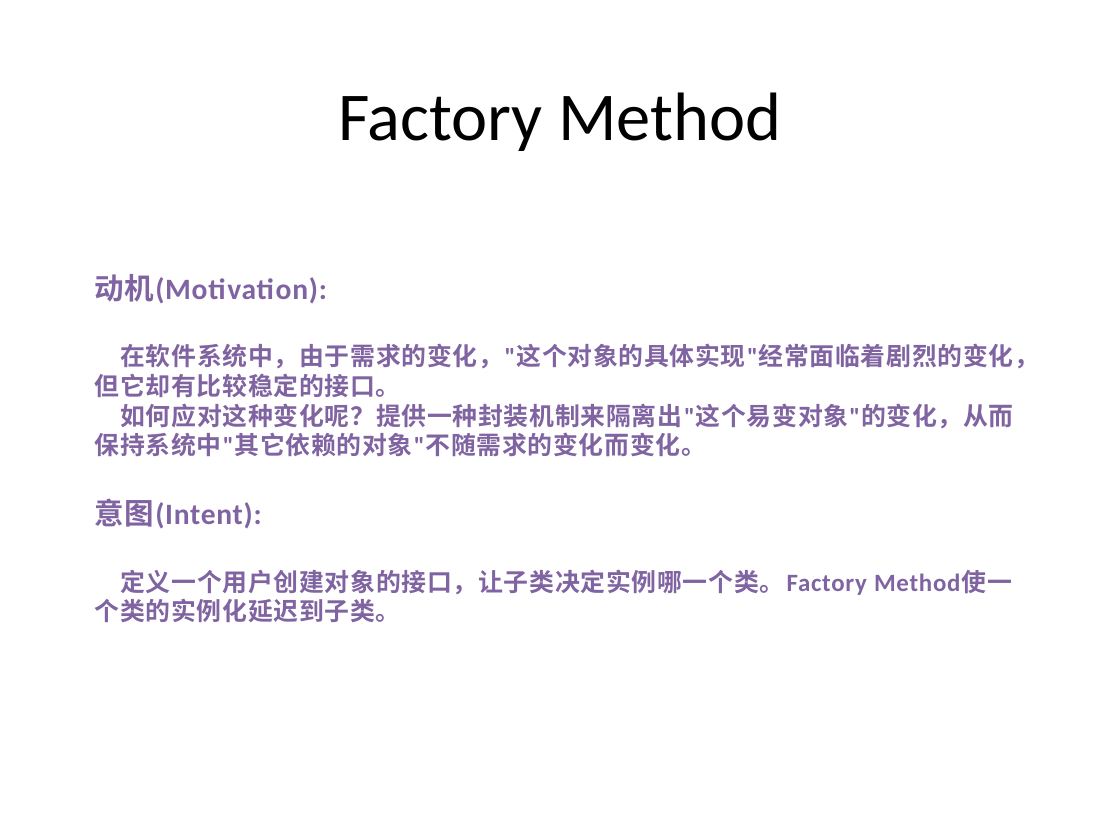
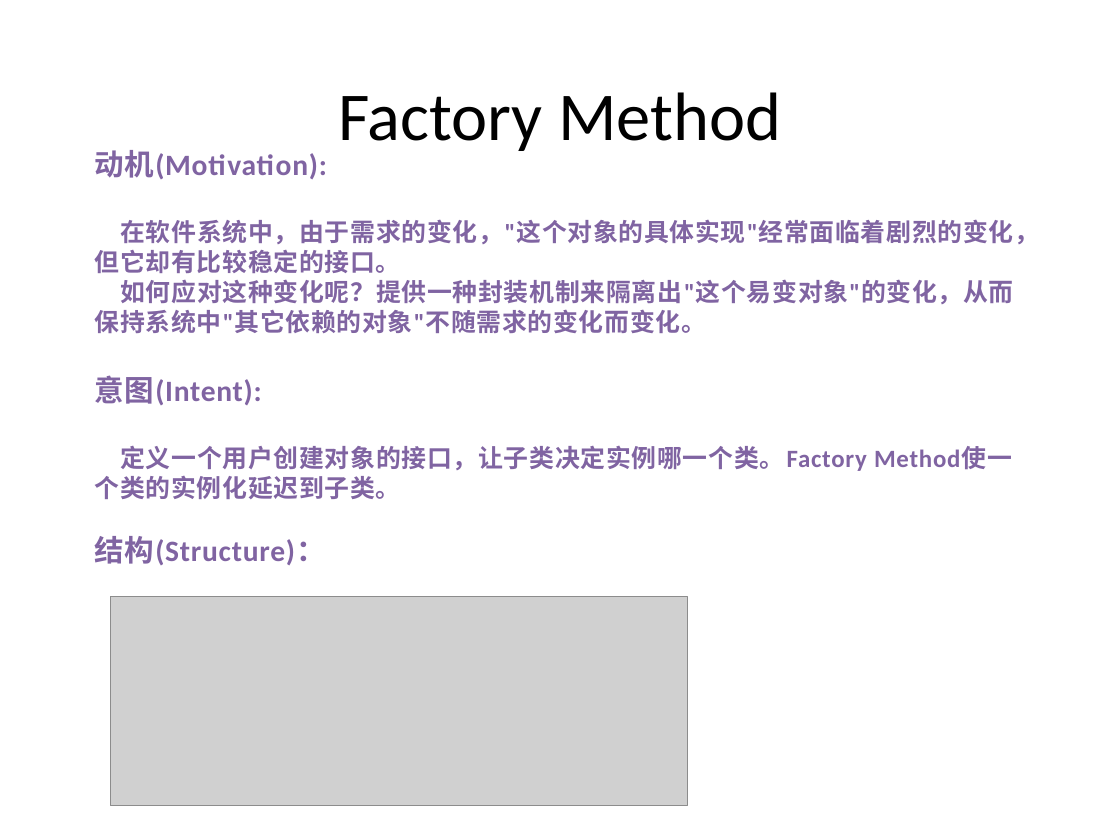
Before and after one commit to PlumpMath/DesignPattern-956, a slide deck: slide 17 of _Doc/Design Pattern (C#) - Part 1.pptx (slide 13 before the commit). Drawn at 1120x840 pixels with LibreOffice and Linux fonts; fonts in the diff are those of the drawing; grey boxes stand for pictures. Boxes give left, top, right and bottom in pixels: in the first picture for what was removed or moved away, otherwise in the second. Text is boxed around its words. In the diff, an @@ line names an element or a change of style, - is before the commit and + after.

Commit message:
Refined FactoryMethod design pattern; Updated PPTs.

```diff
--- a/_Doc/Design Pattern (C#) - Part 1.pptx
+++ b/_Doc/Design Pattern (C#) - Part 1.pptx
@@ text "动机(Motivation):": place and size @@
-text "动机(Motivation):" at [95,274,1039,622]
+text "动机(Motivation):" at [95,220,1039,565]
@@ text at [95,536,326,565]: paragraph added @@
+结构(Structure)：
@@ picture added at [110,596,687,805] @@
```
Also in this commit, not shown: 4 other slides changed, 9 slides added, 1 slide removed, 7 other files.
